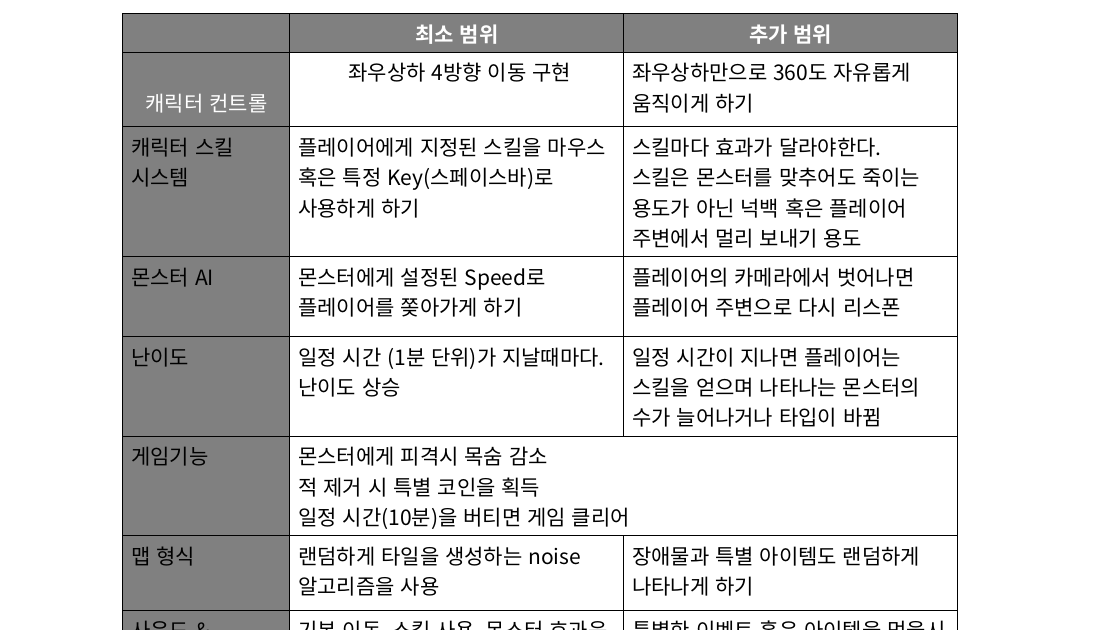
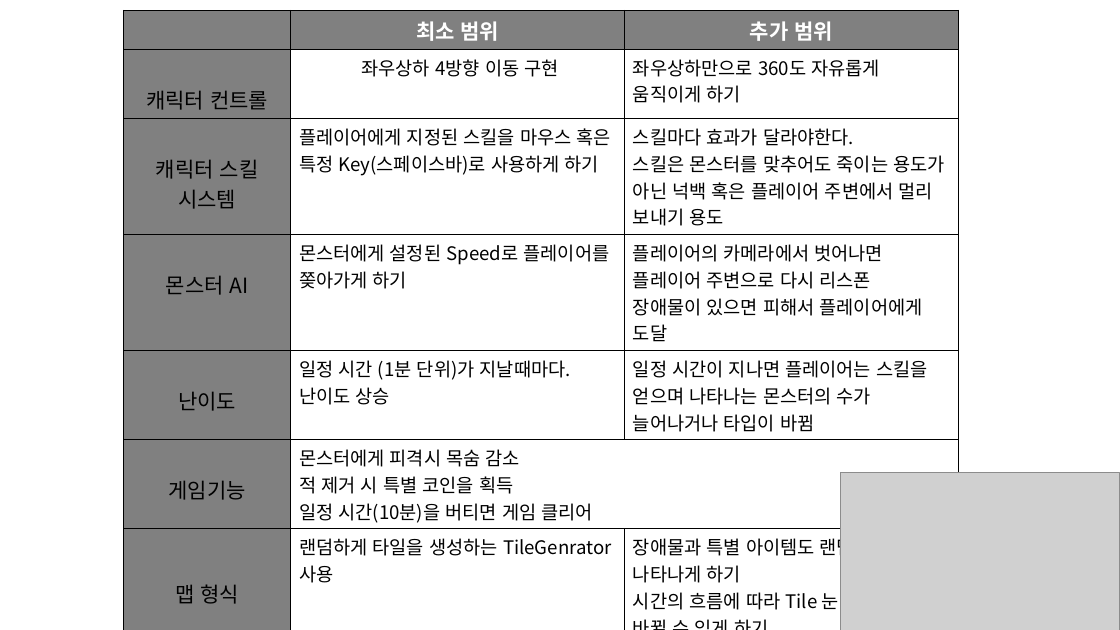
Before and after one commit to weariness00/Just-Run, a slide deck: slide 6 of 2d 겜플.pptx (slide 4 before the commit). Drawn at 1120x630 pixels with LibreOffice and Linux fonts; fonts in the diff are those of the drawing; grey boxes stand for pictures. Boxes give left, top, right and bottom in pixels: in the first picture for what was removed or moved away, otherwise in the second. Text is boxed around its words. In the diff, an @@ line names an element or a change of style, - is before the commit and + after.

```diff
--- a/2d 겜플.pptx
+++ b/2d 겜플.pptx
@@ table at [124,10,958,619] @@
-row 4, column 3: 플레이어의 카메라에서 벗어나면 플레이어 주변으로 다시 리스폰
+row 4, column 3: 플레이어의 카메라에서 벗어나면 플레이어 주변으로 다시 리스폰 / 장애물이 있으면 피해서 플레이어에게 도달
-row 7, column 2: 랜덤하게 타일을 생성하는 noise 알고리즘을 사용
+row 7, column 2: 랜덤하게 타일을 생성하는 TileGenrator 사용
-row 7, column 3: 장애물과 특별 아이템도 랜덤하게 나타나게 하기
+row 7, column 3: 장애물과 특별 아이템도 랜덤하게 나타나게 하기 / 시간의 흐름에 따라 Tile 눈 지역으로 바뀔 수 있게 하기
@@ text colour #FFFFFF to #000000 in "캐릭터 컨트롤" @@
@@ size 18 to 16 pt in "좌우상하 4방향 이동 구현", "좌우상하만으로 360도 자유롭게 움직이게 하기", "플레이어에게 지정된 스킬을 마우스 혹은 특정 Key(스페이스바)로 ...", "스킬마다 효과가 달라야한다." and 9 more places @@
@@ alignment left to centre @@
@@ line spacing 1 to 2 @@
@@ line spacing 1 to 2.5 @@
@@ picture added at [840,472,1120,630] @@
```
Also in this commit, not shown: 4 other slides changed, 2 slides added, 2 other files.
